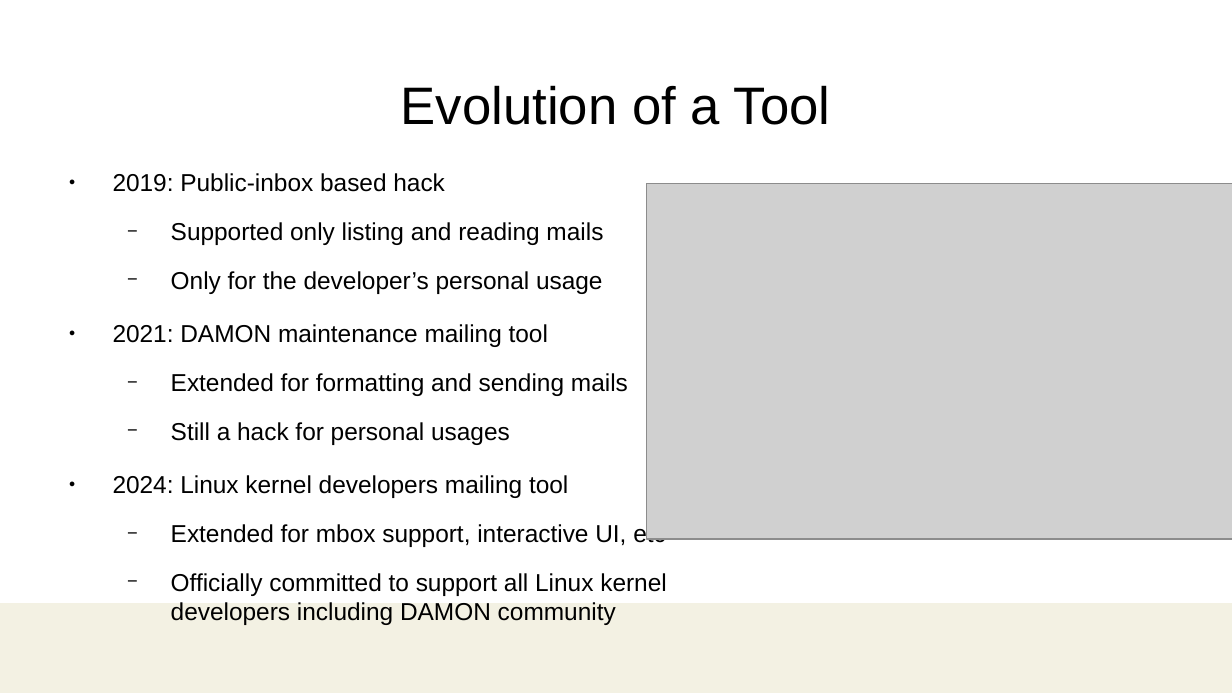
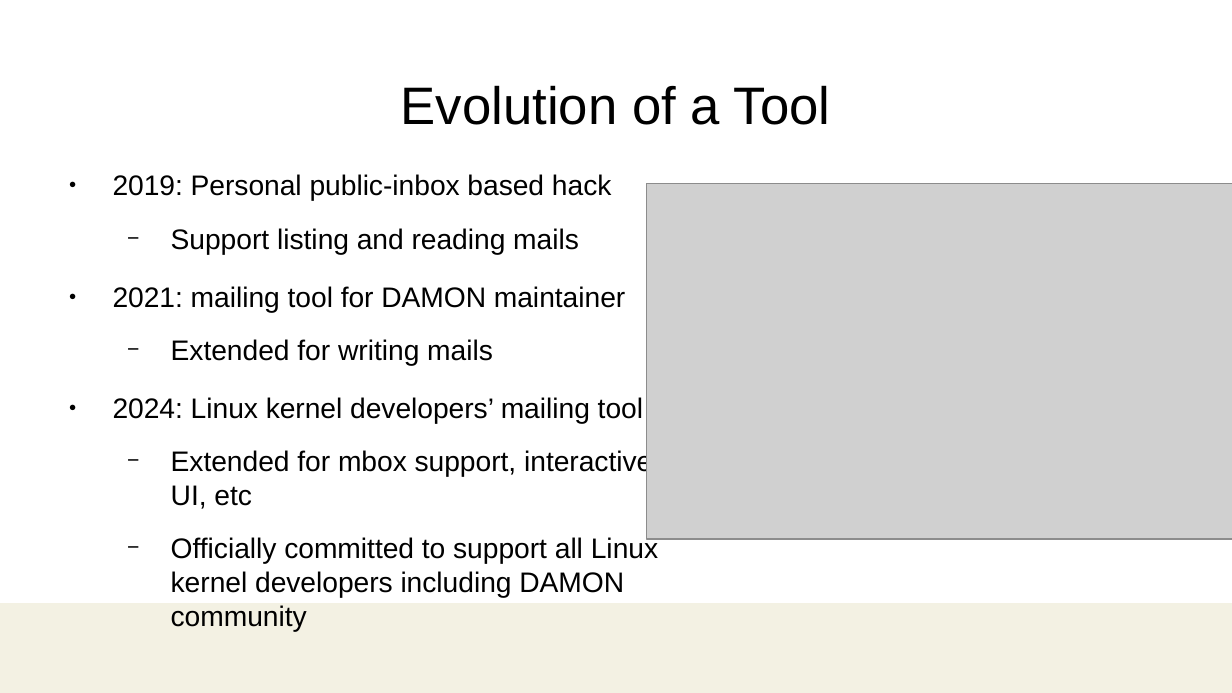
Before and after one commit to damonitor/talks, a slide deck: slide 13 of 2025/ossjp/hkml_ossjp25.odp. Drawn at 1232x693 pixels with LibreOffice and Linux fonts; fonts in the diff are those of the drawing; grey boxes stand for pictures; background and template pictures are left out. Boxes give left, top, right and bottom in pixels: in the first picture for what was removed or moved away, otherwise in the second. Text is boxed around its words. In the diff, an @@ line names an element or a change of style, - is before the commit and + after.

Commit message:
2025/ossjp: update slides

```diff
--- a/2025/ossjp/hkml_ossjp25.odp
+++ b/2025/ossjp/hkml_ossjp25.odp
@@ text at [113,174,643,424]: text changed; size 14.2 to 16.5 pt @@
-● 2019: Public-inbox based hack
-  − Supported only listing and reading mails
-  − Only for the developer’s personal usage
-● 2021: DAMON maintenance mailing tool
-  − Extended for formatting and sending mails
-  − Still a hack for personal usages
-● 2024: Linux kernel developers mailing tool
+● 2019: Personal public-inbox based hack
+  − Support listing and reading mails
+● 2021: mailing tool for DAMON maintainer
+  − Extended for writing mails
+● 2024: Linux kernel developers’ mailing tool
@@ text at [171,449,658,632]: size 14.2 to 16.5 pt in "Extended for mbox support, interactive UI, etc", "Officially committed to support all Linux kernel ..." @@
```
Also in this commit, not shown: 11 other slides changed, 1 other file.
